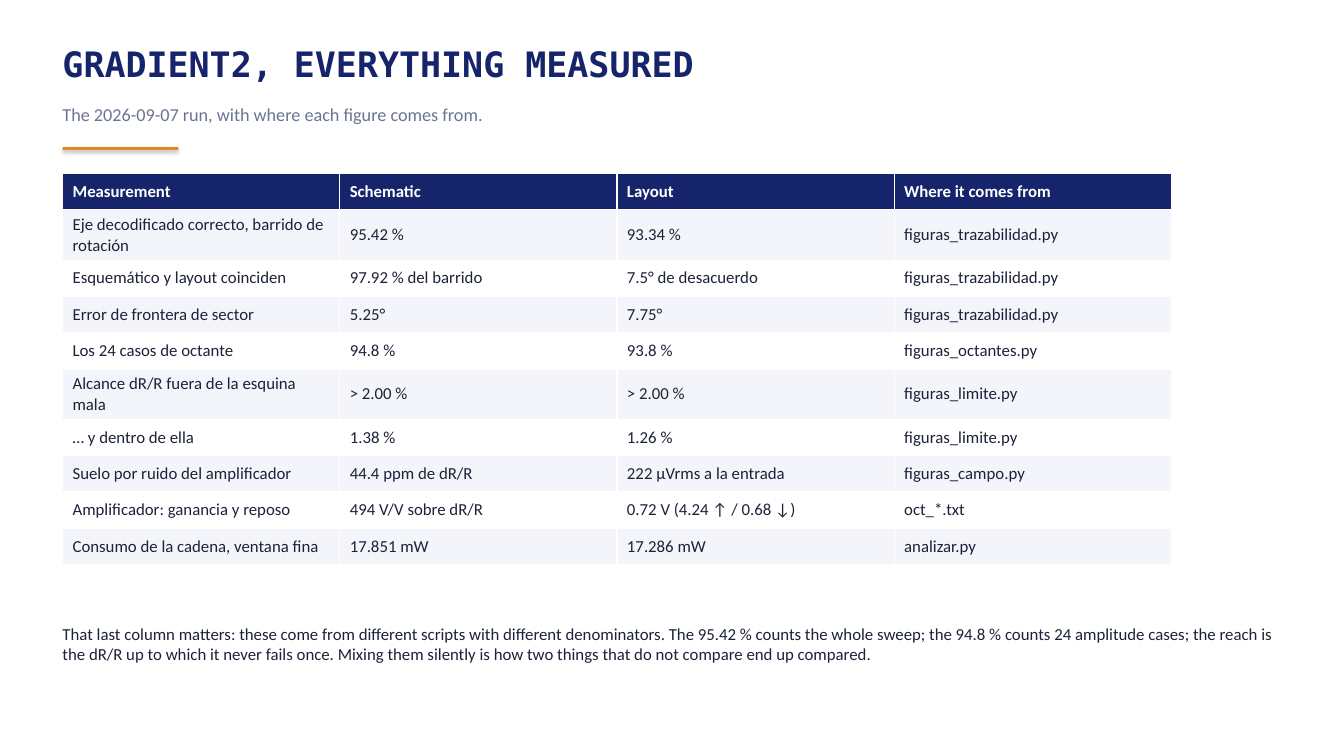
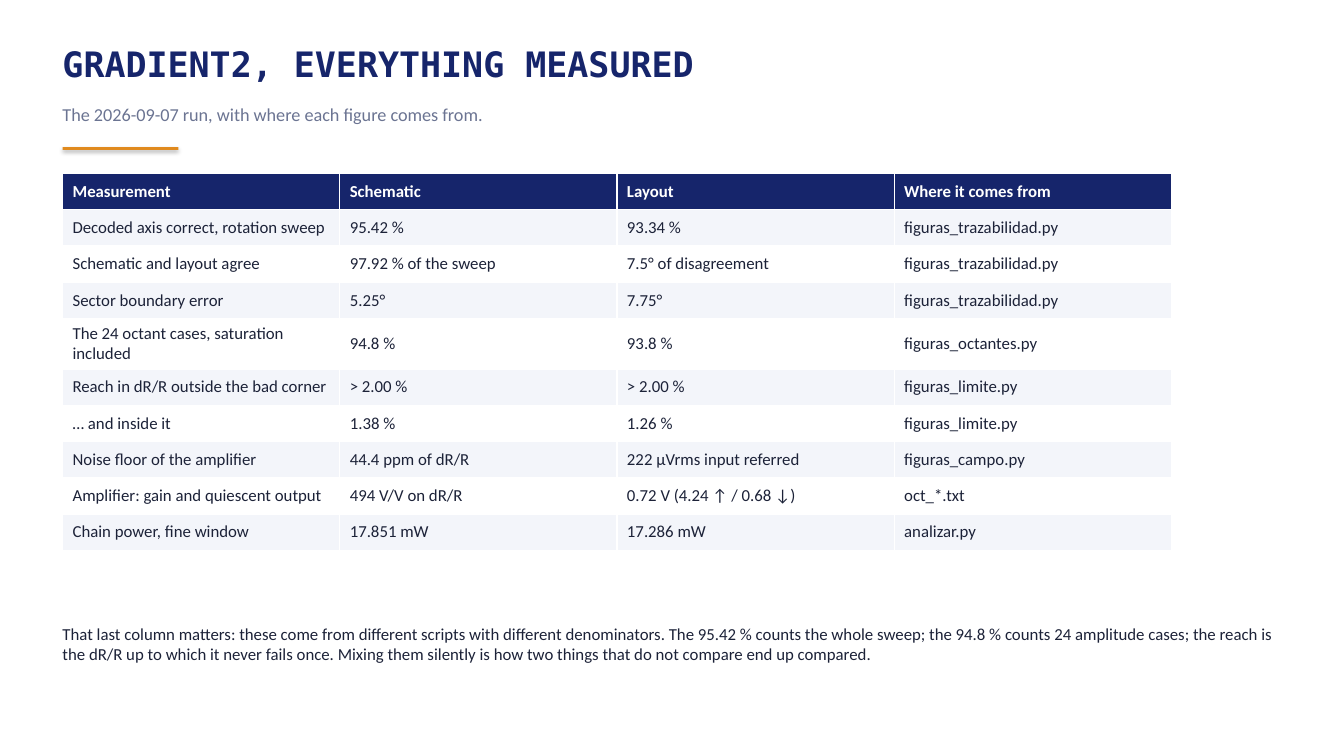
Before and after one commit to AnBuiUCI/sscs-2026-zotnetic, a slide deck: slide 40 of FINAL/reportes/reporte_zotnetic_EN.pptx. Drawn at 1344x756 pixels with LibreOffice and Linux fonts; fonts in the diff are those of the drawing. Boxes give left, top, right and bottom in pixels: in the first picture for what was removed or moved away, otherwise in the second. Text is boxed around its words. In the diff, an @@ line names an element or a change of style, - is before the commit and + after.

```diff
--- a/FINAL/reportes/reporte_zotnetic_EN.pptx
+++ b/FINAL/reportes/reporte_zotnetic_EN.pptx
@@ table at [63, 173, 1172, 544] @@
-row 2, column 1: Eje decodificado correcto, barrido de rotación
+row 2, column 1: Decoded axis correct, rotation sweep
-row 3: Esquemático y layout coinciden | 97.92 % del barrido | 7.5° de desacuerdo | figuras_trazabilidad.py
+row 3: Schematic and layout agree | 97.92 % of the sweep | 7.5° of disagreement | figuras_trazabilidad.py
-row 4, column 1: Error de frontera de sector
+row 4, column 1: Sector boundary error
-row 5, column 1: Los 24 casos de octante
+row 5, column 1: The 24 octant cases, saturation included
-row 6, column 1: Alcance dR/R fuera de la esquina mala
+row 6, column 1: Reach in dR/R outside the bad corner
-row 7, column 1: … y dentro de ella
+row 7, column 1: … and inside it
-row 8: Suelo por ruido del amplificador | 44.4 ppm de dR/R | 222 µVrms a la entrada | figuras_campo.py
+row 8: Noise floor of the amplifier | 44.4 ppm of dR/R | 222 µVrms input referred | figuras_campo.py
-row 9, column 1: Amplificador: ganancia y reposo
+row 9, column 1: Amplifier: gain and quiescent output
-row 9, column 2: 494 V/V sobre dR/R
+row 9, column 2: 494 V/V on dR/R
-row 10, column 1: Consumo de la cadena, ventana fina
+row 10, column 1: Chain power, fine window
```
Also in this commit, not shown: 3 other slides changed, 1 slide removed, 6 other files.
